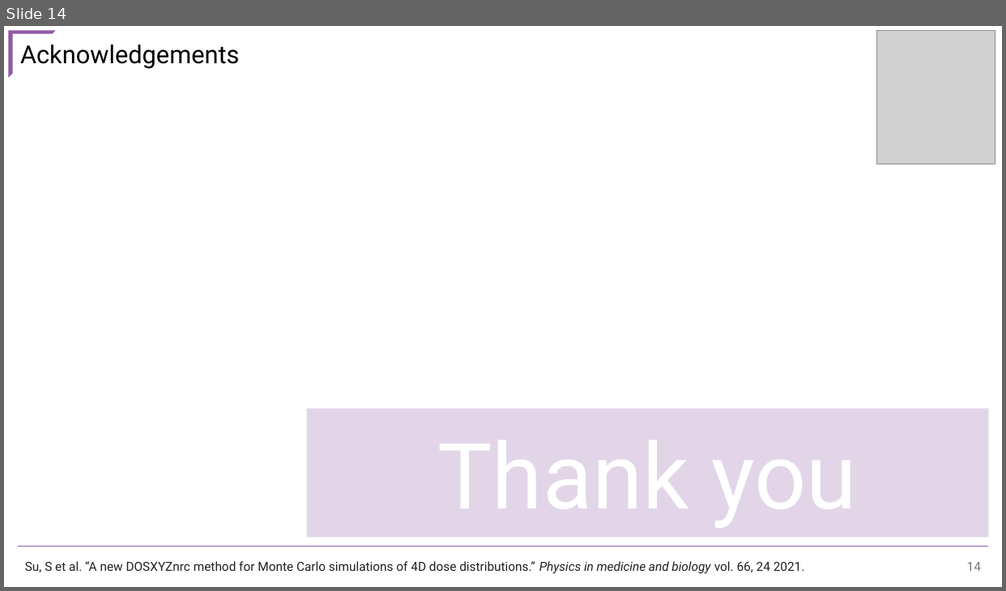
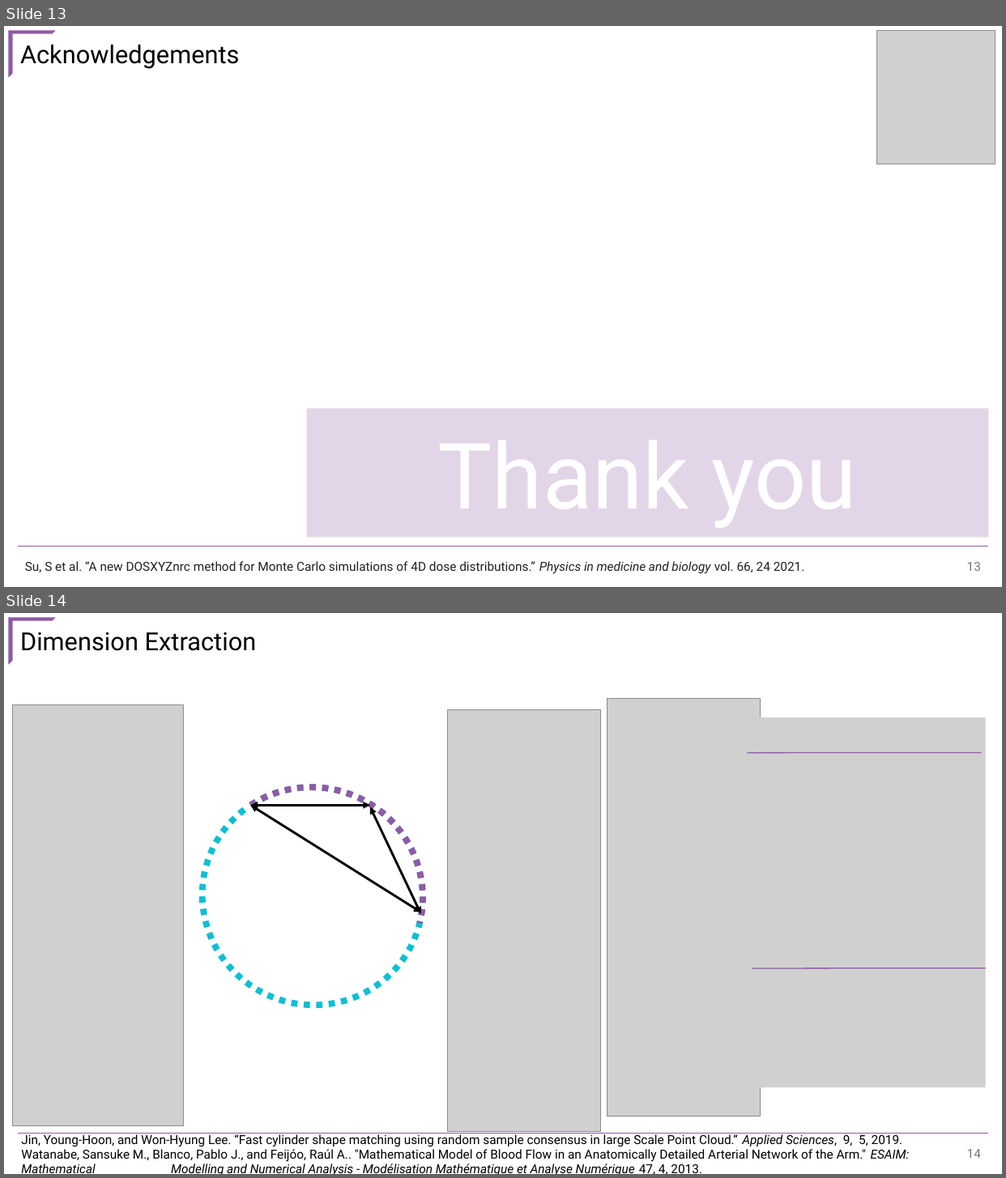
Before and after one commit to CNorthwayMedPhys/Full-Body-Flow-Model-Project, a slide deck: Working Documents/COMP2025.pptx. Shown one above the other, each under a label of ours: slide 14 before the commit, slides 13 and 14 after it. The pictures are 1006x591 and 1006x1178 pixels, drawn with LibreOffice and Linux fonts; fonts in the diff are those of the drawing; grey boxes stand for pictures. Boxes give left, top, right and bottom in pixels: in the first picture for what was removed or moved away, otherwise in the second. Text is boxed around its words. In the diff, an @@ line names an element or a change of style, - is before the commit and + after.

```diff
--- a/Working Documents/COMP2025.pptx
+++ b/Working Documents/COMP2025.pptx
@@ slide 14 added at (4,613,1002,1174), background #FFFFFF @@
@@ half frame added at (9,618,56,665), fill #905AA6 @@
@@ text added at (20,632,257,651), 24 pt, text #000000 @@
+Dimension Extraction
@@ picture added at (13,705,184,1127) @@
@@ picture added at (607,698,761,1116) @@
@@ picture added at (447,710,601,1131) @@
@@ picture added at (752,717,986,1088) @@
@@ arc (boxed as its full ellipse) added at (168,752,456,1039), outline #0DBFD5 6 pt dashed @@
@@ arc (boxed as its full ellipse) added at (168,752,456,1039), outline #905AA6 6 pt dashed @@
@@ line added from (748, 753) to (981, 753), #905AA6 1 pt @@
@@ double arrow added from (251, 806) to (421, 913), #000000 2.25 pt @@
@@ double arrow added from (251, 806) to (370, 806), #000000 2.25 pt @@
@@ double arrow added from (421, 914) to (370, 807), #000000 2.25 pt @@
@@ line added from (752, 969) to (986, 969), #905AA6 1 pt @@
@@ line added from (18, 1133) to (988, 1133), #905AA6 1 pt @@
@@ text added at (21,1133,910,1174), 12 pt, text #000000 @@
+Jin, Young-Hoon, and Won-Hyung Lee. “Fast cylinder shape matching using random sample consensus in large Scale Point Cloud.” Applied Sciences, 9, 5, 2019.
+Watanabe, Sansuke M., Blanco, Pablo J., and Feijóo, Raúl A.. "Mathematical Model of Blood Flow in an Anatomically Detailed Arterial Network of the Arm." ESAIM: Mathematical Modelling and Numerical Analysis - Modélisation Mathématique et Analyse Numérique 47, 4, 2013.
@@ page number added at (967,1149,981,1158), 12 pt, text #797979 @@
+14
@@ what was slide 14 is now slide 13 @@
@@ page number at (967,562,981,571): text changed @@
-14
+13
```
Also in this commit, not shown: 3 slides changed, 1 other slide added, 1 slide removed, 5 other files.
